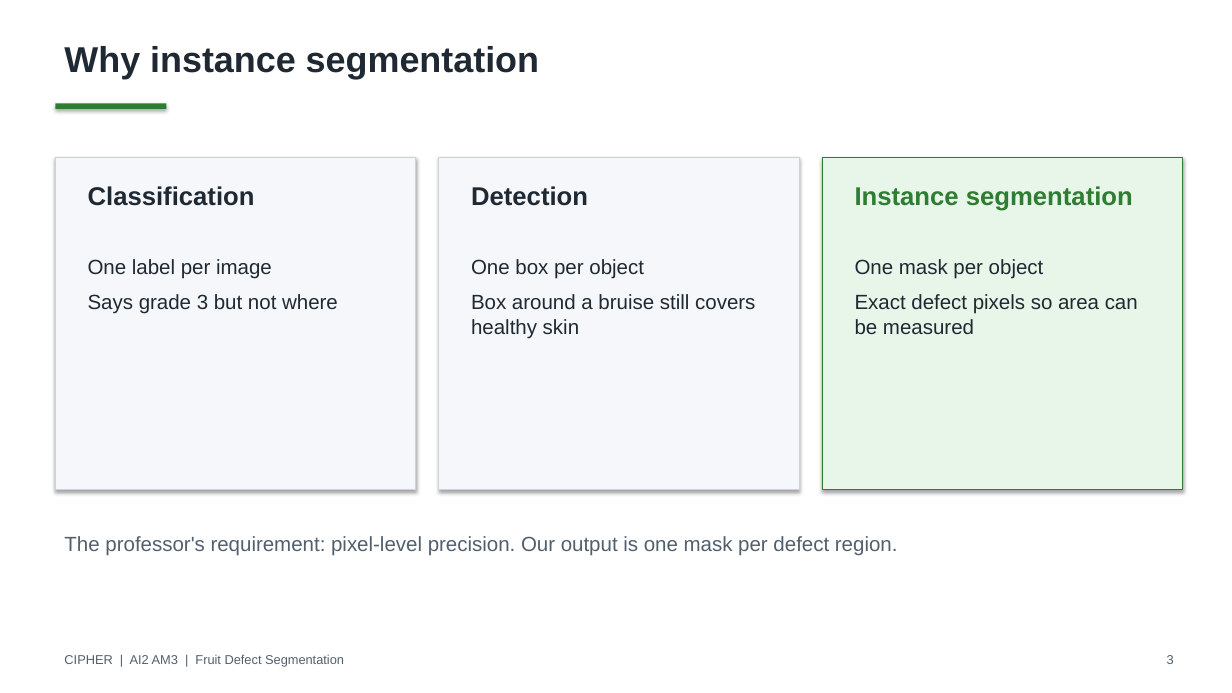
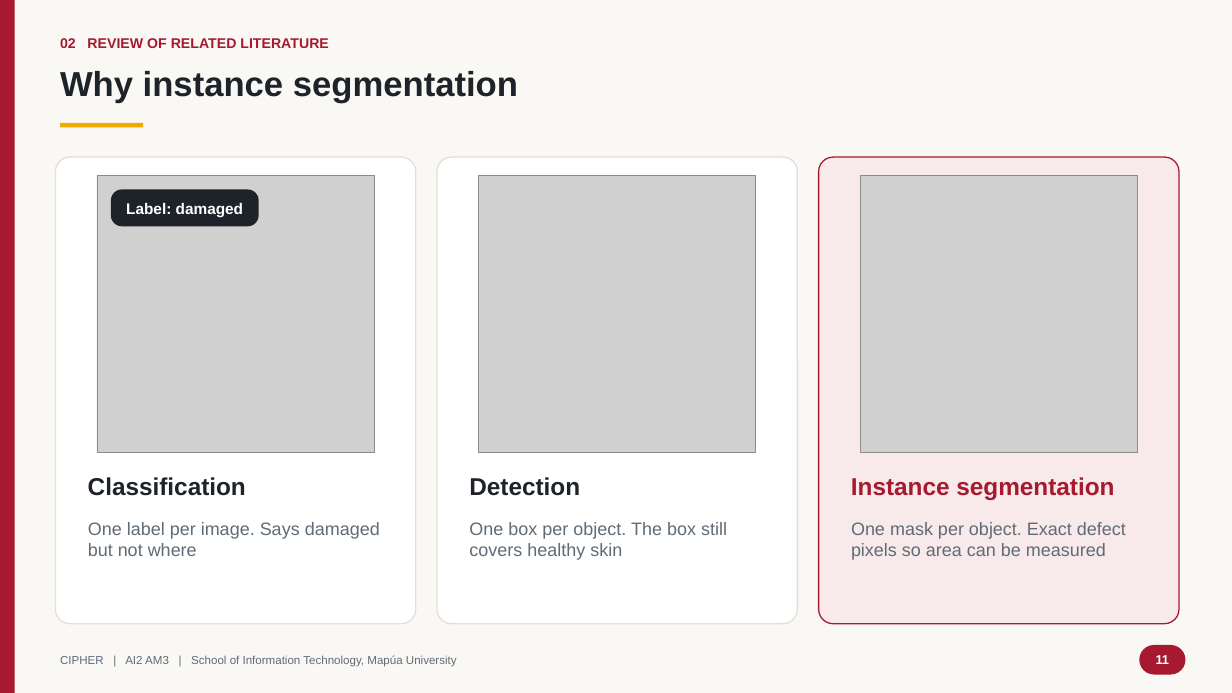
Before and after one commit to RalphKGM/ai2-computer-vision, a slide deck: slide 11 of 5_PPT_Presentation/CIPHER_AI2_Final_Defense.pptx (slide 3 before the commit). Drawn at 1232x693 pixels with LibreOffice and Linux fonts; fonts in the diff are those of the drawing; grey boxes stand for pictures. Boxes give left, top, right and bottom in pixels: in the first picture for what was removed or moved away, otherwise in the second. Text is boxed around its words. In the diff, an @@ line names an element or a change of style, - is before the commit and + after.

```diff
--- a/5_PPT_Presentation/CIPHER_AI2_Final_Defense.pptx
+++ b/5_PPT_Presentation/CIPHER_AI2_Final_Defense.pptx
@@ background #FFFFFF to #FAF8F5 @@
@@ rectangle added at (0, 0, 15, 693), fill #A6192E @@
@@ text "Why instance segmentation": place and size @@
-text "Why instance segmentation" at (64, 46, 539, 79)
+text "Why instance segmentation" at (60, 71, 518, 103)
@@ text "Why instance segmentation" at (60, 71, 518, 103): size 28 to 27 pt, text colour #1F2933 to #1E2329 @@
@@ text added at (60, 38, 328, 48), 11 pt, text #A6192E, bold @@
+02 REVIEW OF RELATED LITERATURE
@@ rectangle: place and size @@
-rectangle at (55, 104, 166, 109)
+rectangle at (60, 123, 143, 128)
@@ rectangle at (60, 123, 143, 128): fill #2E7D32 to #F2A900; shadow off @@
@@ rectangle removed at (55, 157, 416, 490) @@
@@ rounded rectangle added at (55, 157, 416, 624), fill #FFFFFF, outline #E4DED6 1 pt @@
@@ picture added at (97, 176, 374, 453) @@
@@ rounded rectangle added at (437, 157, 798, 624), fill #FFFFFF, outline #E4DED6 1 pt @@
@@ rectangle removed at (439, 157, 799, 490) @@
@@ picture added at (479, 176, 756, 453) @@
@@ rounded rectangle added at (819, 157, 1179, 624), fill #F8E9EA, outline #A6192E 1 pt @@
@@ rectangle removed at (823, 157, 1183, 490) @@
@@ picture added at (860, 176, 1138, 453) @@
@@ rounded rectangle added at (111, 189, 259, 226), fill #1E2329 @@
@@ text added at (126, 203, 243, 217), 12 pt, text #FFFFFF, bold @@
+Label: damaged
@@ text "Classification": place and size @@
-text "Classification" at (88, 186, 255, 206)
+text "Classification" at (88, 477, 246, 496)
@@ text "Classification" at (88, 477, 246, 496): size 20 to 19 pt, text colour #1F2933 to #1E2329 @@
@@ text "Detection" at (469, 477, 580, 496): size 20 to 19 pt, text colour #1F2933 to #1E2329 @@
@@ text "Detection": place and size @@
-text "Detection" at (471, 186, 588, 206)
+text "Detection" at (469, 477, 580, 496)
@@ text "Instance segmentation": place and size @@
-text "Instance segmentation" at (855, 186, 1133, 211)
+text "Instance segmentation" at (851, 477, 1114, 500)
@@ text "Instance segmentation" at (851, 477, 1114, 500): size 20 to 19 pt, text colour #2E7D32 to #A6192E @@
@@ text removed at (64, 536, 898, 556) @@
-The professor's requirement: pixel-level precision. Our output is one mask per defect region.
@@ text at (88, 522, 380, 556): text changed; size 16 to 14 pt; text colour #1F2933 to #5F6B76 @@
-One label per image
-Says grade 3 but not where
+One label per image. Says damaged but not where
@@ text at (469, 522, 727, 560): text changed; size 16 to 14 pt; text colour #1F2933 to #5F6B76 @@
-One box per object
-Box around a bruise still covers healthy skin
+One box per object. The box still covers healthy skin
@@ text at (851, 522, 1126, 560): text changed; size 16 to 14 pt; text colour #1F2933 to #5F6B76 @@
-One mask per object
-Exact defect pixels so area can be measured
+One mask per object. Exact defect pixels so area can be measured
@@ text at (60, 655, 457, 667): text changed; size 10 to 9 pt; text colour #52606D to #5F6B76 @@
-CIPHER | AI2 AM3 | Fruit Defect Segmentation
+CIPHER | AI2 AM3 | School of Information Technology, Mapúa University
@@ rounded rectangle added at (1140, 645, 1186, 675), fill #A6192E, 10 pt, text #FFFFFF, bold @@
+11
@@ text removed at (1167, 655, 1174, 664) @@
-3
```
Also in this commit, not shown: 12 other slides changed, 31 slides added, 19 slides removed, 1 other file.
